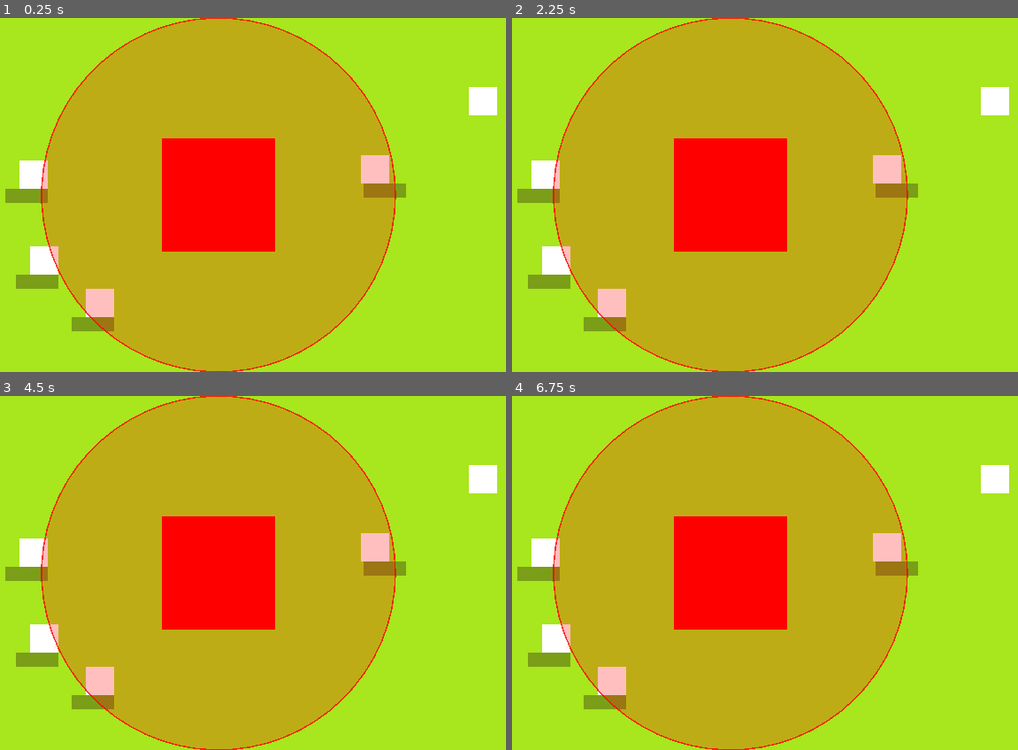
Above: before the commit, frames 1-4 (two rows, left to right).
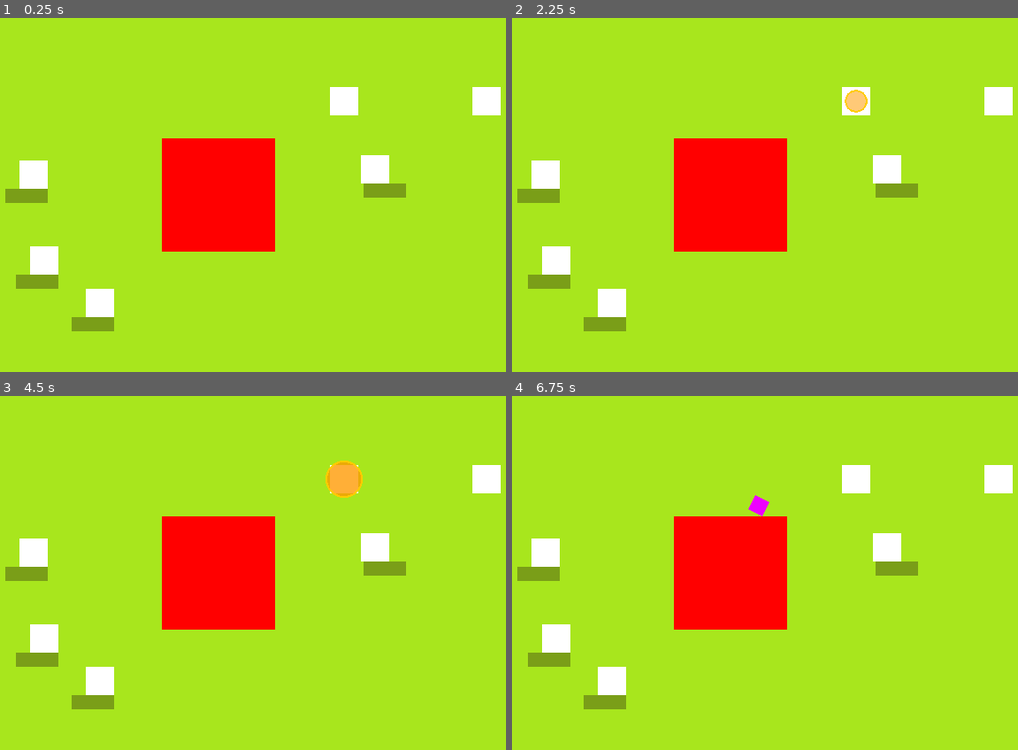
Above: after the commit, the same moments.

Repository: Sukimo/Duck_Tactics
Game: Godot game, scene res://Scene/arena_2d.tscn
Two runs of this game, one before a commit and one after it. Both use one fixed random seed, a clock stepped at 60 frames per second and the inputs below.
Inputs (mouse positions are in pixels of both pictures, inside the frame that each line leads up to):
- Up to frame 1 (0.25 s): no input
- Up to frame 2 (2.25 s): tap Enter at 0.5, 2 s; move the mouse to (886, 177) at 0.52 s; click (886, 177) at 0.67 s; tap Space at 1.25 s; move the mouse to (587, 212) at 1.27 s; click (587, 212) at 1.42 s; move the mouse to (800, 117) at 2.02 s; click (800, 117) at 2.17 s
- Up to frame 3 (4.5 s): move the mouse to (182, 643) at 2.77 s; click (182, 643) at 2.92 s; tap Space at 3.5 s; move the mouse to (430, 626) at 3.52 s; click (430, 626) at 3.67 s; move the mouse to (5, 519) at 4.27 s; click (5, 519) at 4.42 s
- Up to frame 4 (6.75 s): move the mouse to (765, 573) at 5.02 s; click (765, 573) at 5.17 s; tap Enter at 5.75 s; move the mouse to (623, 484) at 5.77 s; click (623, 484) at 5.92 s; move the mouse to (886, 555) at 6.52 s; click (886, 555) at 6.67 s

The runs differ from the first frame. In frame 1, 48% of the frame differs, in the area x 8-99%, y 0-100%; in frame 2, 48%; in frame 3, 48%; in frame 4, 48%.

Commit message:
[Add] structure projectile attack , duck navmesh2D

Diff:
--- a/Scene/arena_2d.tscn
+++ b/Scene/arena_2d.tscn
@@ -10,7 +10,6 @@
 outlines = Array[PackedVector2Array]([PackedVector2Array(789, 8, 790, 393, 7, 391, 4, 3)])
 
 [node name="Arena2D" type="Node2D" unique_id=1399404612]
-position = Vector2(-1, -1)
 
 [node name="BG" type="ColorRect" parent="." unique_id=2118744463]
 offset_right = 800.0
@@ -89,7 +88,10 @@
 color = Color(0.3529412, 0.41960785, 0.078431375, 0.5882353)
 
 [node name="Duck" parent="." unique_id=811425380 instance=ExtResource("2_bj6xp")]
-position = Vector2(699, 94)
+position = Vector2(542, 94)
+
+[node name="Duck2" parent="." unique_id=825509446 instance=ExtResource("2_bj6xp")]
+position = Vector2(703, 94)
 
 [node name="StaticBody2D" parent="." unique_id=1750735628 instance=ExtResource("3_bj6xp")]
 position = Vector2(400, 200)
--- a/projectile/projectile.gd
+++ b/projectile/projectile.gd
@@ -2,33 +2,71 @@
 
 @export var speed: float = 300.0
 @export var damage: int  = 10
+@export var arc_height:float =80.0 # 0 = stright line
 
-var _target:Node2D = null
-var _direction: Vector2 =Vector2.ZERO
+#state
+var _start_pos:Vector2 =Vector2.ZERO
+var _land_pos:Vector2 =Vector2.ZERO # fixed world position, not the duck
+var _target_duck: Node2D =null # only used for damage on arrival
+var _travel_time: float = 0.0 # total seconds to reach land_pos
+var _elapsed: float = 0.0 # seconds since spawned
+var _active: bool = false
 
-#set up (called by spawner)
-func init(target:Node2D,start_pos:Vector2)->void:
-	global_position =start_pos
-	_target =target
+#set up (called by StructureEnemy)
+func init(target:Node2D,start:Vector2,land:Vector2)->void:
+	_target_duck = target
+	_start_pos = start
+	_land_pos = land
+	global_position =start
+
+	# Travel time derived from distance so speed export stays intuitive
+	var dist: float =start.distance_to(land)
+	_travel_time =dist/speed # e.g. 200px / 300px/s = 0.67s
+	_elapsed =0.0
+	_active = true
 
 # Called every frame. 'delta' is the elapsed time since the previous frame.
 func _process(delta: float) -> void:
-	#if target was freed(died), remove projectile
-	if not is_instance_valid(_target):
-		queue_free()
+	if not _active:
 		return
-	_direction =(_target.global_position - global_position).normalized()
-	global_position += _direction*speed*delta
-	look_at(_target.global_position)
 
-	#Hit dection: close enough?
-	if global_position.distance_to(_target.global_position) <10.0:
-		_on_hit()
+	_elapsed+=delta
+	var t:float =clamp(_elapsed/_travel_time,0.0,1.0)
 
-func _on_hit()-> void:
-	#call take_damage if duck implements it
-	if _target.has_method("take_damage"):
-		_target.take_damage(damage)
-	else:
-		print("[Projectile] hit %s for %d damage (no take_damage method)" % [_target.name, damage])
+	#lerp start to land
+	var flat_pos: Vector2 =_start_pos.lerp(_land_pos,t)
+
+	# Add arc offset on the Y axis (parabola peaks at t=0.5)
+	# sin(t*PI) is 0 at start, 1 at midpoint, 0 at end
+	var arc_offset: float = sin(t * PI) * arc_height
+	global_position = flat_pos - Vector2(0,arc_offset)
+
+	#rotate sprite to face direction of travel
+	if t < 1.0:
+		var next_t:float = clamp((t + 0.02), 0.0, 1.0)
+		var next_flat := _start_pos.lerp(_land_pos, next_t)
+		var next_arc  := sin(next_t * PI) * arc_height
+		var next_pos  := next_flat - Vector2(0, next_arc)
+		look_at(next_pos)
+
+	#landed
+	if t >= 1.0:
+		_on_land()
+
+func _on_land()->void:
+	_active =false
+
+	# Only deal damage if the duck is still close to the landing spot
+	# (duck dodged = no damage)
+	if is_instance_valid(_target_duck):
+		var duck_dist := _land_pos.distance_to((_target_duck as Node2D).global_position)
+		if duck_dist <= 32.0:
+			if _target_duck.has_method("take_damage"):
+				_target_duck.take_damage(damage)
+			else:
+				print("[Projectile] hit %s for %d (no take_damage)" % [_target_duck.name, damage])
+		else:
+			print("[Projectile] missed — duck moved %.0fpx away" % duck_dist)
+
+	# TODO: spawn a landing dust/impact particle here
 	queue_free()
--- a/units/StructureEnemy .tscn
+++ b/units/StructureEnemy .tscn
@@ -8,6 +8,7 @@
 
 [node name="StaticBody2D" type="StaticBody2D" unique_id=1750735628]
 script = ExtResource("1_5rrbb")
+debug_range_visible = false
 
 [node name="Sprite2D" type="Sprite2D" parent="." unique_id=2133071139]
 modulate = Color(1, 0, 0, 1)
--- a/units/duck.gd
+++ b/units/duck.gd
@@ -4,11 +4,13 @@
 @export var selected_color: Color=Color(1.0,0.85,0.0,1.0) #yellow tint
 @export var normal_color: Color= Color(1.0, 1.0,  1.0, 1.0)  #white
 
-var _selected: bool =false
-
 #node refs
 @onready var sprite: Sprite2D = $Sprite2D
 @onready var nav_agent: NavigationAgent2D =$NavAgent
+
+var _selected: bool =false
+var _has_target: bool =false #only move when a target was actually set
+var _target_pos:Vector2 = Vector2.ZERO #fallback for navmesh isn't baked
 
 func _ready() -> void:
 	nav_agent.path_desired_distance   = 4.0   # snap to each waypoint this close
@@ -25,30 +27,43 @@
 			and event.pressed):
 		return
 
-		var click_world:= get_global_mouse_position()
+	var click_world:= get_global_mouse_position()
 
-		#player click this duck?
-		if _is_click_on_self(click_world):
-			_set_selected(true)
-			get_viewport().set_input_as_handled()
-			return
+	#player click this duck?
+	if _is_click_on_self(click_world):
+		_set_selected(true)
+		get_viewport().set_input_as_handled()
+		return
 
-		#click as move
-		if _selected:
-			_move_to(click_world)
-			_set_selected(false)
-			get_viewport().set_input_as_handled()
+	#click as move
+	if _selected:
+		_move_to(click_world)
+		_set_selected(false)
+		get_viewport().set_input_as_handled()
 
 #physics process
 func _physics_process(delta: float) -> void:
-	if nav_agent.is_navigation_finished():
-		velocity =Vector2.ZERO
+	if not _has_target:
 		return
 
-	var next: Vector2 = nav_agent.get_next_path_position()
-	var dir: Vector2 = (next- global_position).normalized()
-	velocity = dir * move_speed
-	move_and_slide()
+	#navPath
+	if not nav_agent.is_navigation_finished():
+		var next: Vector2 = nav_agent.get_next_path_position()
+		# FIX: if next == our position the navmesh gave nothing useful; fall back
+		if next.distance_to(global_position) > 1.0:
+			velocity = (next - global_position).normalized() * move_speed
+			move_and_slide()
+			return
+
+	# --- Fallback: direct straight-line movement (no baked navmesh needed) ---
+	var diff: Vector2 =_target_pos -global_position
+	if diff.length() >8.0:
+		velocity =diff.normalized()*move_speed
+		move_and_slide()
+	else:
+		global_position =_target_pos
+		velocity =Vector2.ZERO
+		_has_target = false # arrived — stop moving
 
 #helpers
 func _is_click_on_self(world_pos:Vector2) -> bool:
@@ -60,9 +75,11 @@
 func _set_selected(value:bool)->void:
 	_selected=value
 	if sprite:
-		sprite.modulate=selected_color if selected_color else normal_color
+		sprite.modulate = selected_color if _selected else normal_color
 
 func _move_to(pos:Vector2)->void:
+	_target_pos =pos
+	_has_target =true
 	nav_agent.target_position =pos
 
 #public API
--- a/units/structure_enemy.gd
+++ b/units/structure_enemy.gd
@@ -1,9 +1,16 @@
 extends StaticBody2D
-
-@export  var attack_rang: float = 200.0 #pixels
+# tunables
+@export var attack_rang: float = 200.0 #pixels
 @export var attack_delay: float = 2.0
 @export var projectile_dmg: int = 10
+@export var projectile_speed: float = 300.0 # match projectile.gd speed
+##Toggle attack-range dubug circle
+@export var debug_range_visible: bool = true
+##ground waring circle shows before fires (sec.)
+@export var windup_time: float = 0.6
+
 @export var debug_color: Color = Color(1,0,0,0.25)
+@export var windup_color:Color = Color(1,0.6,0,0.55) #orange
 
 #get projcetile pack scene (prefab)
 const PROJECTILE_SCENE := "res://projectile/Projectile.tscn"
@@ -12,8 +19,15 @@
 @onready var attack_timer: Timer = $AttackTimer
 @onready var spawn_pooint: Node2D = $ProjectileSpawn
 
+#state
 var _projectile_scene: PackedScene =null
 var _current_target: Node2D =null
+
+#Windup state
+var _windup_active: bool =false
+var _windup_elapsed:float = 0.0
+var _windup_pos: Vector2 =Vector2.ZERO # predicted land pos in world space
+var _windup_target: Node2D =null
 
 func _ready() -> void:
 	#load projectile scene
@@ -29,19 +43,85 @@
 
 #draw debug circle
 func _draw() -> void:
-	draw_circle(Vector2.ZERO,attack_rang,debug_color)
-	draw_arc(Vector2.ZERO,attack_rang,0.0,TAU,64,Color(1,0,0,0.8),1.5)
+	# 1) Attack range circle (toggled by debug_range_visible)
+	if debug_range_visible:
+		draw_circle(Vector2.ZERO,attack_rang,debug_color)
+		draw_arc(Vector2.ZERO,attack_rang,0.0,TAU,64,Color(1,0,0,0.8),1.5)
+
+	# 2) Windup ground warning circle
+	# _windup_pos is in world space; convert to local for _draw
+	if _windup_active:
+		var local_pos:Vector2 = to_local(_windup_pos)
+		# Pulse: grows from 0 to 24px radius over windup_time
+		var t:float = clamp(_windup_elapsed/windup_time,0.0,1.0)
+		var radius: float = lerp(4.0,24.0,t)
+		# Fade alpha in then flash at end
+		var alpha:float = lerp(0.3,0.9,t)
+		var col:Color =Color(windup_color.r,windup_color.g,windup_color.b,alpha)
+		draw_circle(local_pos,radius,col)
+		draw_arc(local_pos,radius,0.0,TAU,32,Color(1,0.8,0,1.0),2.0)
 
 func _process(delta: float) -> void:
 	_current_target  =_find_nearest_duck()
+
+	#trick windup animation
+	if _windup_active:
+		_windup_elapsed += delta
+		if _windup_elapsed >= windup_time:
+			_windup_active=false
+			_fire_projectile(_windup_target,_windup_pos)
+
 	queue_redraw() #circle
 
 #timer callback
 func _on_attack_timer_timeout()->void:
 	if _current_target == null:
 		return
-	_fire_at(_current_target)
+	_begin_windup(_current_target)
 
+#windup
+func _begin_windup(target: Node2D)->void:
+	var start: Vector2 =spawn_pooint.global_position
+	var duck_pos: Vector2 = (target as Node2D).global_position
+
+	var dist: float = start.distance_to(duck_pos)
+	var travel_time:float = dist/projectile_speed
+
+	var duck_vel: Vector2 = Vector2.ZERO
+	if target.get("velocity") != null:
+		duck_vel = target.velocity
+
+	var predicted_pos: Vector2 = duck_pos + duck_vel* travel_time
+
+	#start windup
+	_windup_active =true
+	_windup_elapsed =0.0
+	_windup_pos = predicted_pos
+	_windup_target =target
+
+	print("[StructureEnemy] Windup → landing at %s in %.1fs" % [predicted_pos, windup_time])
+
+#fire: called after windup completes
+func _fire_projectile(target:Node2D, land_pos: Vector2)->void:
+	if _projectile_scene == null:
+		push_warning("[StructureEnemy] Cannot fire — projectile scene missing.")
+		return
+
+	if not is_instance_valid(target):
+		return #duck died during windup
+
+	var proj:Node = _projectile_scene.instantiate()
+	get_tree().current_scene.add_child(proj)
+
+	if proj.get("damage") != null:
+		proj.damage = projectile_dmg
+
+	if proj.has_method("init"):
+		proj.call("init",target,spawn_pooint.global_position,land_pos)
+
+	print("[StructureEnemy] Fired → dmg=%d  land=%s" % [projectile_dmg, land_pos])
+
+#helpers
 func _find_nearest_duck()->Node2D:
 	var best: Node2D =null
 	var best_dist:float =attack_rang
@@ -52,27 +132,39 @@
 			continue
 		var dist := global_position.distance_to((duck as Node2D).global_position)
 		if dist <= best_dist:
-			best_dist =dist
+			best_dist = dist
 			best = duck
 	return best
 
 func _fire_at(target:Node2D)->void:
-	if _projectile_scene==null:
+	if _projectile_scene == null:
 		push_warning("[StructureEnemy] Cannot fire — projectile scene missing.")
 		return
 
-	var proj: Node = _projectile_scene.instantiate()
+	# Predict where the duck will be when the projectile lands
+	var start: Vector2 = spawn_pooint.global_position
+	var duck_pos:Vector2 = (target as Node2D).global_position
 
-	#set damage before adding to tree
+	#How long will it take the projectile to travel this distance?
+	var dist: float = start.distance_to(duck_pos)
+	var travel_time: float = dist /300.0 ## match projectile.gd speed
+
+	# Where will the duck be after travel_time seconds?
+	# CharacterBody2D exposes .velocity — use it for prediction
+	var duck_vel: Vector2 = Vector2.ZERO
+	if target.get("velocity") != null:
+		duck_vel = target.velocity
+
+	var predicted_pos: Vector2 = duck_pos + duck_vel*travel_time
+
+	var proj:Node = _projectile_scene.instantiate()
+	get_tree().current_scene.add_child(proj)
+
 	if proj.has_method("init"):
-		# Add to scene first so global_position works
-		get_tree().current_scene.add_child(proj)
-		(proj as Node2D).global_position =spawn_pooint.global_position
-		proj.call("init",target,spawn_pooint.global_position)
-	else:
-		get_tree().current_scene.add_child(proj)
+		proj.damage = projectile_dmg
+		proj.call("init", target, start, predicted_pos)
 
-	print("[StructureEnemy] Fired at %s  |  dmg=%d" % [target.name, projectile_dmg])
+	print("[StructureEnemy] Fired → predicted pos %s  (travel %.2fs)" % [predicted_pos, travel_time])
 
 #public: toggle debug circle vsibility
 func set_debug_visible(value:bool)->void:
